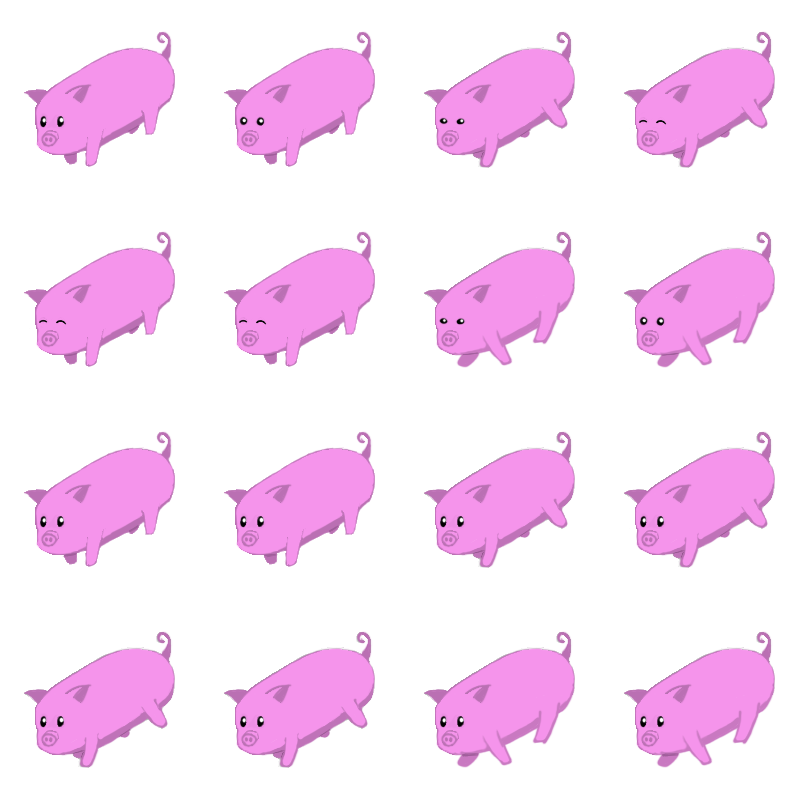
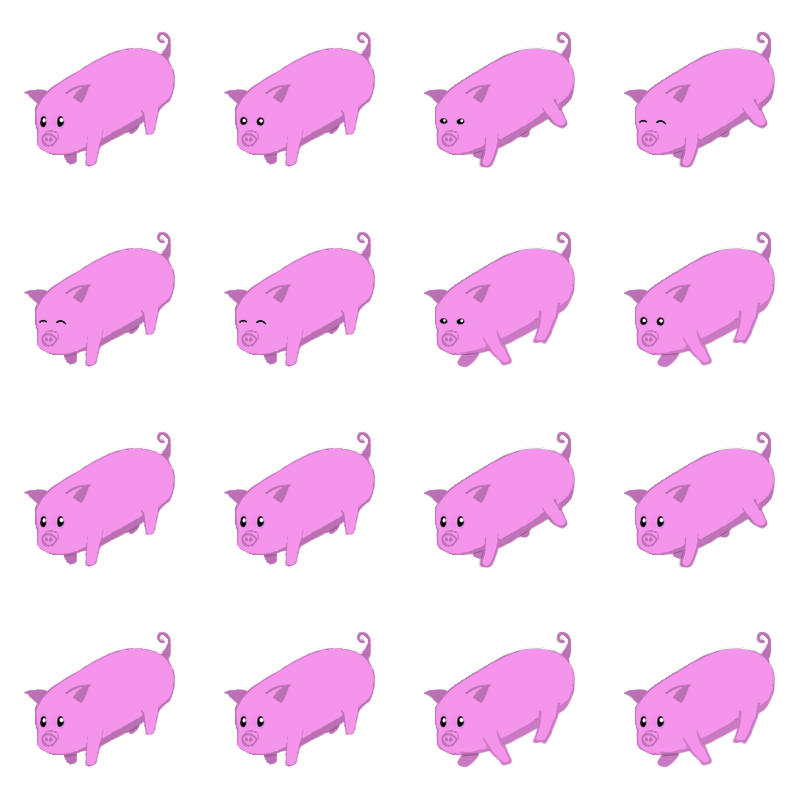
Two versions of the same layered image (800x800). Layer-by-layer changes:
renamed "1" to "Layer 20", painted on it over 24, 632, 375, 768
